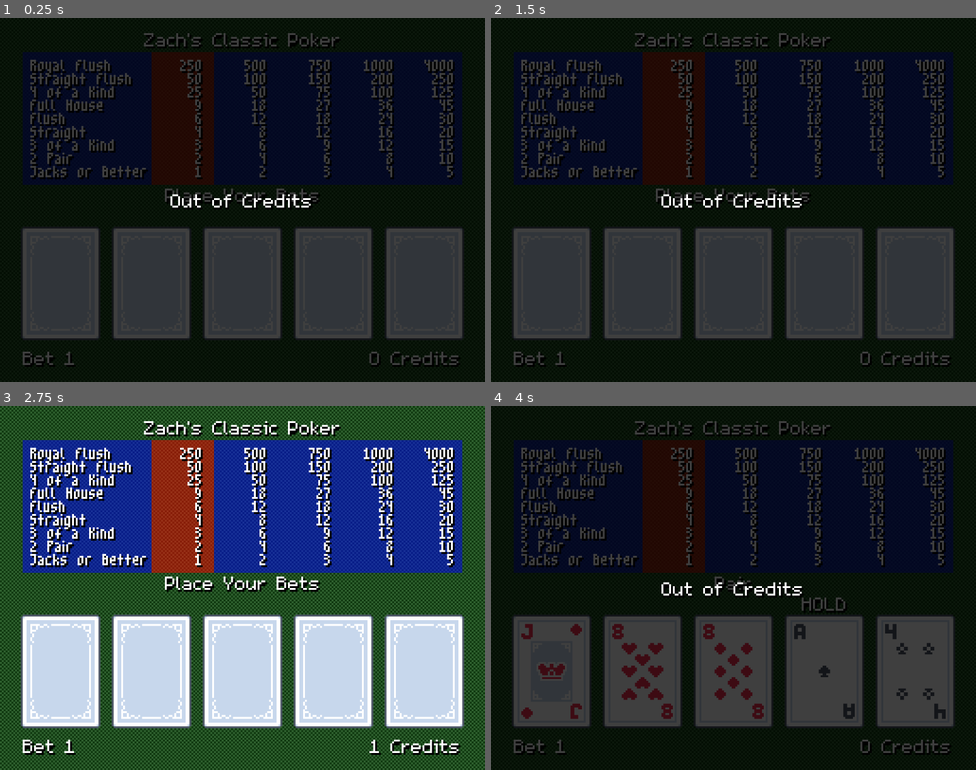
Above: before the commit, frames 1-4 (two rows, left to right).
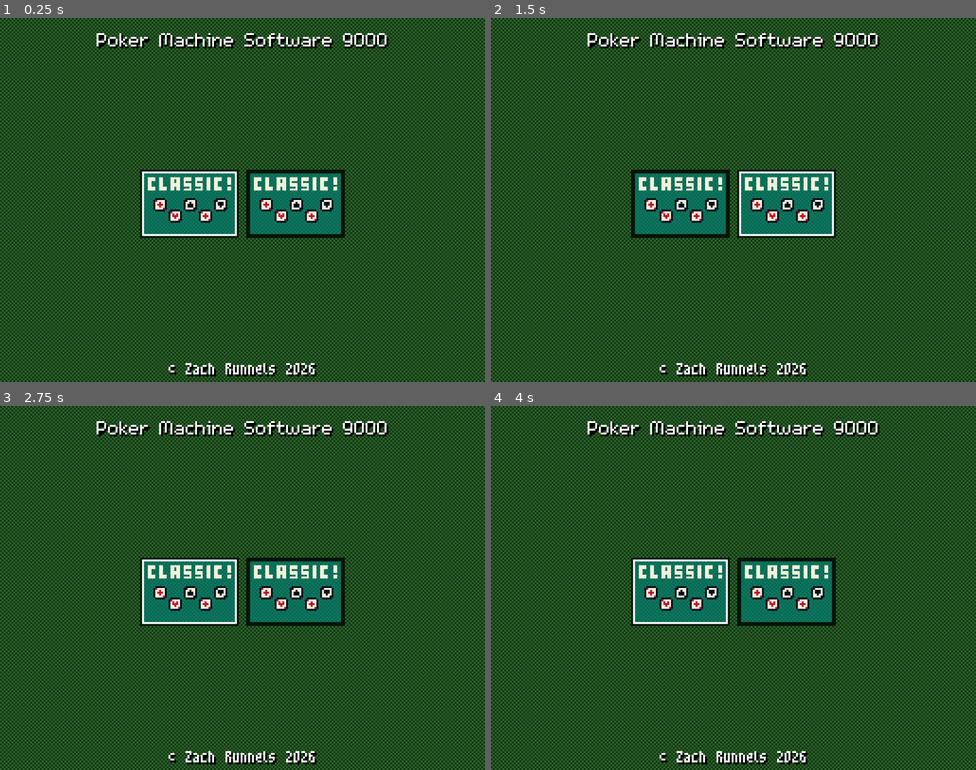
Above: after the commit, the same moments.

Repository: ZombieNW/PokerMachine
Game: Godot game, scene res://main_menu/main_menu.tscn
Two runs of this game, one before a commit and one after it. Both use one fixed random seed, a clock stepped at 60 frames per second and the inputs below. Before the commit the project starts from res://games/classic_poker/classic_poker.tscn.
Inputs (mouse positions are in pixels of both pictures, inside the frame that each line leads up to):
- Up to frame 1 (0.25 s): no input
- Up to frame 2 (1.5 s): tap Enter (deal_draw) at 0.5 s; move the mouse to (549, 283) at 0.52 s; hold Enter (deal_draw) 0.53-1.28 s; click (549, 283) at 0.67 s; tap S (select_game, bound only after the commit) at 0.8, 1.35 s; tap Space at 1.25 s; move the mouse to (641, 283) at 1.27 s; click (641, 283) at 1.42 s
- Up to frame 3 (2.75 s): tap Enter (deal_draw) at 1.55, 2 s; move the mouse to (242, 671) at 2.02 s; hold C (add_credit) from 2.03 s (still down); click (242, 671) at 2.17 s; tap S (select_game, bound only after the commit) at 2.3 s
- Up to frame 4 (4 s): tap Space at 2.75 s; move the mouse to (825, 671) at 2.77 s; release C (add_credit) at 2.78 s; tap B (bet) at 2.85 s; click (825, 671) at 2.92 s; tap Enter (deal_draw) at 3.05, 3.5 s; move the mouse to (917, 671) at 3.52 s; hold Enter (deal_draw) from 3.53 s (still down); click (917, 671) at 3.67 s; tap S (select_game, bound only after the commit) at 3.8 s

The runs differ from the first frame. In frame 1, 99% of the frame differs, in the area x 0-100%, y 0-100%; in frame 2, 99%; in frame 3, 67%; in frame 4, 98%.

Commit message:
Main Menu Program Flow

Diff:
--- /dev/null
+++ b/common/assets/panels/solid_white_panel.tres
@@ -0,0 +1,4 @@
+[gd_resource type="StyleBoxFlat" format=3 uid="uid://bwnmuv151oyio"]
+
+[resource]
+bg_color = Color(1, 1, 1, 1)
--- a/common/objects/menu_game_icon/poker_game_icon.gd
+++ b/common/objects/menu_game_icon/poker_game_icon.gd
@@ -1,7 +1,25 @@
 extends PanelContainer
 
+class_name GameIcon
+
+@export var selected: bool = false
 @export var game_scene: PackedScene
+@export var game_icon: Texture
+
+func select() -> void:
+	selected = true
+	$OutlinePanel.show()
+
+func unselect() -> void:
+	selected = false
+	$OutlinePanel.hide()
+
+func _ready() -> void:
+	$TextureRect.texture = game_icon
 
 func _on_gui_input(event: InputEvent) -> void:
 	if event is InputEventMouseButton and event.pressed:
-		get_tree().change_scene_to_packed(game_scene)
+		run_game()
+
+func run_game() -> void:
+	get_tree().change_scene_to_packed(game_scene)
--- a/common/objects/menu_game_icon/poker_game_icon.tscn
+++ b/common/objects/menu_game_icon/poker_game_icon.tscn
@@ -2,12 +2,27 @@
 
 [ext_resource type="StyleBox" uid="uid://po1gdid4rvl" path="res://common/assets/panels/black_panel.tres" id="1_mgu8u"]
 [ext_resource type="Script" uid="uid://bcqtgwhp87rdb" path="res://common/objects/menu_game_icon/poker_game_icon.gd" id="2_fqren"]
+[ext_resource type="StyleBox" uid="uid://bwnmuv151oyio" path="res://common/assets/panels/solid_white_panel.tres" id="3_a1w5q"]
 
 [node name="PokerGame1" type="PanelContainer" unique_id=1676433480]
-custom_minimum_size = Vector2(48, 32)
+custom_minimum_size = Vector2(52, 36)
 size_flags_horizontal = 4
 size_flags_vertical = 4
 theme_override_styles/panel = ExtResource("1_mgu8u")
 script = ExtResource("2_fqren")
 
+[node name="OutlinePanel" type="Panel" parent="." unique_id=2007841245]
+visible = false
+custom_minimum_size = Vector2(50, 34)
+layout_mode = 2
+size_flags_horizontal = 4
+size_flags_vertical = 4
+theme_override_styles/panel = ExtResource("3_a1w5q")
+
+[node name="TextureRect" type="TextureRect" parent="." unique_id=699710653]
+custom_minimum_size = Vector2(48, 32)
+layout_mode = 2
+size_flags_horizontal = 4
+size_flags_vertical = 4
+
 [connection signal="gui_input" from="." to="." method="_on_gui_input"]
--- a/games/classic_poker/game_manager.gd
+++ b/games/classic_poker/game_manager.gd
@@ -46,6 +46,8 @@
 		cycle_bet()
 	elif event.is_action_pressed("add_credit"):
 		add_credit()
+	elif event.is_action_pressed("select_game"):
+		exit_game()
 
 # Start or reset a game
 func start_game() -> void:
@@ -68,6 +70,10 @@
 	game_state = GameState.BET
 	DeckInstance.reset_deck()
 	reset_cards_and_ui()
+
+func exit_game() -> void:
+	if game_state == GameState.BET or game_state == GameState.EVALUATE or game_state == GameState.CREDITS:
+		get_tree().change_scene_to_file("res://main_menu/main_menu.tscn")
 
 # Reset cards and UI
 func reset_cards_and_ui() -> void:
--- /dev/null
+++ b/main_menu/main_menu.gd
@@ -0,0 +1,25 @@
+extends Node2D
+
+var game_icons: Array[GameIcon] = []
+var selected_icon = 0;
+
+
+# Program Start
+func _ready() -> void:
+	for node in %GridContainer.get_children():
+		game_icons.append(node as GameIcon)
+	update_state()
+
+func _input(event: InputEvent) -> void:
+	if event.is_action_pressed("select_game"):
+		selected_icon = ((selected_icon + 1) % game_icons.size())
+		update_state()
+	elif event.is_action_pressed("deal_draw"):
+		game_icons[selected_icon].run_game()
+
+func update_state() -> void:
+	for game_icon in game_icons:
+			if game_icon == game_icons[selected_icon]:
+				game_icon.select()
+			else:
+				game_icon.unselect()
--- a/main_menu/main_menu.tscn
+++ b/main_menu/main_menu.tscn
@@ -1,10 +1,12 @@
 [gd_scene format=4 uid="uid://biosn6v40igrp"]
 
 [ext_resource type="Texture2D" uid="uid://cb73bs065u8vv" path="res://common/assets/tabletop/default.png" id="1_bqqt6"]
+[ext_resource type="Script" uid="uid://dbs65ucdl3jgh" path="res://main_menu/main_menu.gd" id="1_t6bnd"]
 [ext_resource type="FontFile" uid="uid://u4y1ab2wxs1d" path="res://common/assets/fonts/m5x7.ttf" id="3_8ln24"]
 [ext_resource type="FontFile" uid="uid://bwnbbjh76bptd" path="res://common/assets/fonts/m3x6.ttf" id="3_wu84c"]
 [ext_resource type="PackedScene" uid="uid://m5vpo6d3hxa4" path="res://common/objects/menu_game_icon/poker_game_icon.tscn" id="4_wu84c"]
 [ext_resource type="PackedScene" uid="uid://cytrxtsp7cjik" path="res://games/classic_poker/classic_poker.tscn" id="5_8ln24"]
+[ext_resource type="Texture2D" uid="uid://72c6ar76oaxr" path="res://games/classic_poker/classic_poker_icon.png" id="6_6tl50"]
 
 [sub_resource type="TileSetAtlasSource" id="TileSetAtlasSource_7vjpr"]
 texture = ExtResource("1_bqqt6")
@@ -14,6 +16,7 @@
 sources/0 = SubResource("TileSetAtlasSource_7vjpr")
 
 [node name="MainMenu" type="Node2D" unique_id=2029773568]
+script = ExtResource("1_t6bnd")
 
 [node name="Tabletop" type="TileMapLayer" parent="." unique_id=76086437]
 scale = Vector2(4, 4)
@@ -58,9 +61,16 @@
 offset_bottom = 172.0
 
 [node name="GridContainer" type="GridContainer" parent="Tabletop/CenterContainer" unique_id=1900080771]
+unique_name_in_owner = true
 layout_mode = 2
 columns = 4
 
 [node name="PokerGame1" parent="Tabletop/CenterContainer/GridContainer" unique_id=1676433480 instance=ExtResource("4_wu84c")]
 layout_mode = 2
 game_scene = ExtResource("5_8ln24")
+game_icon = ExtResource("6_6tl50")
+
+[node name="PokerGame2" parent="Tabletop/CenterContainer/GridContainer" unique_id=59327395 instance=ExtResource("4_wu84c")]
+layout_mode = 2
+game_scene = ExtResource("5_8ln24")
+game_icon = ExtResource("6_6tl50")
--- a/project.godot
+++ b/project.godot
@@ -13,7 +13,7 @@
 config/name="Poker Machine Software"
 config/description="Poker Machine Software by Zach Runnels"
 config/version="0.1"
-run/main_scene="uid://cytrxtsp7cjik"
+run/main_scene="uid://biosn6v40igrp"
 config/features=PackedStringArray("4.6", "GL Compatibility")
 boot_splash/bg_color=Color(0, 0, 0, 1)
 config/icon="uid://bibp7nutpfku6"
@@ -70,6 +70,11 @@
 "events": [Object(InputEventKey,"resource_local_to_scene":false,"resource_name":"","device":-1,"window_id":0,"alt_press …(191 unchanged characters)…
 ]
 }
+select_game={
+"deadzone": 0.2,
+"events": [Object(InputEventKey,"resource_local_to_scene":false,"resource_name":"","device":-1,"window_id":0,"alt_pressed":false,"shift_pressed":false,"ctrl_pressed":false,"meta_pressed":false,"pressed":false,"keycode":0,"physical_keycode":83,"key_label":0,"unicode":115,"location":0,"echo":false,"script":null)
+]
+}
 
 [physics]
 
Binary file added: games/classic_poker/classic_poker_icon.png
Not shown, added: games/classic_poker/classic_poker_icon.png.import
Not shown, added: main_menu/main_menu.gd.uid
